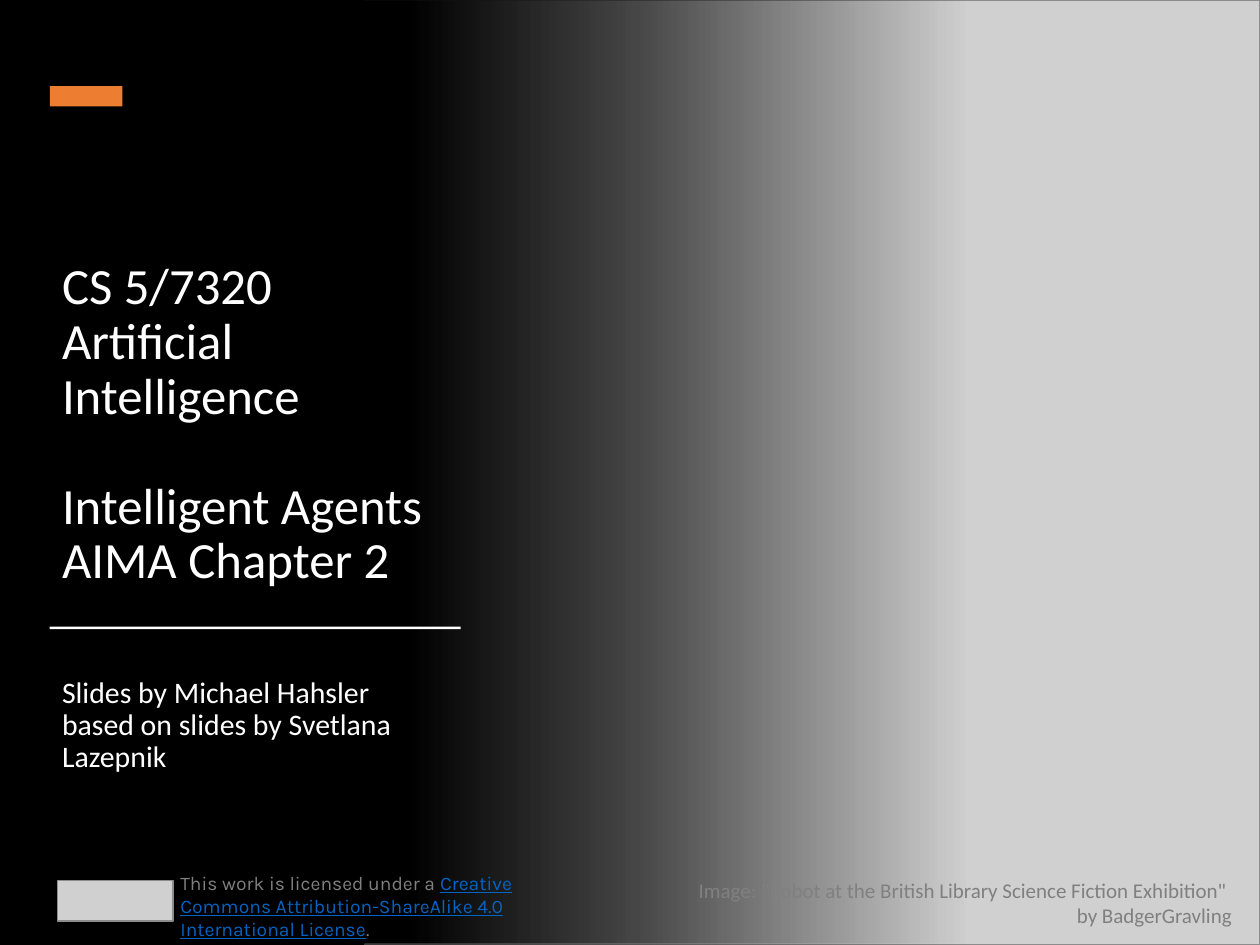
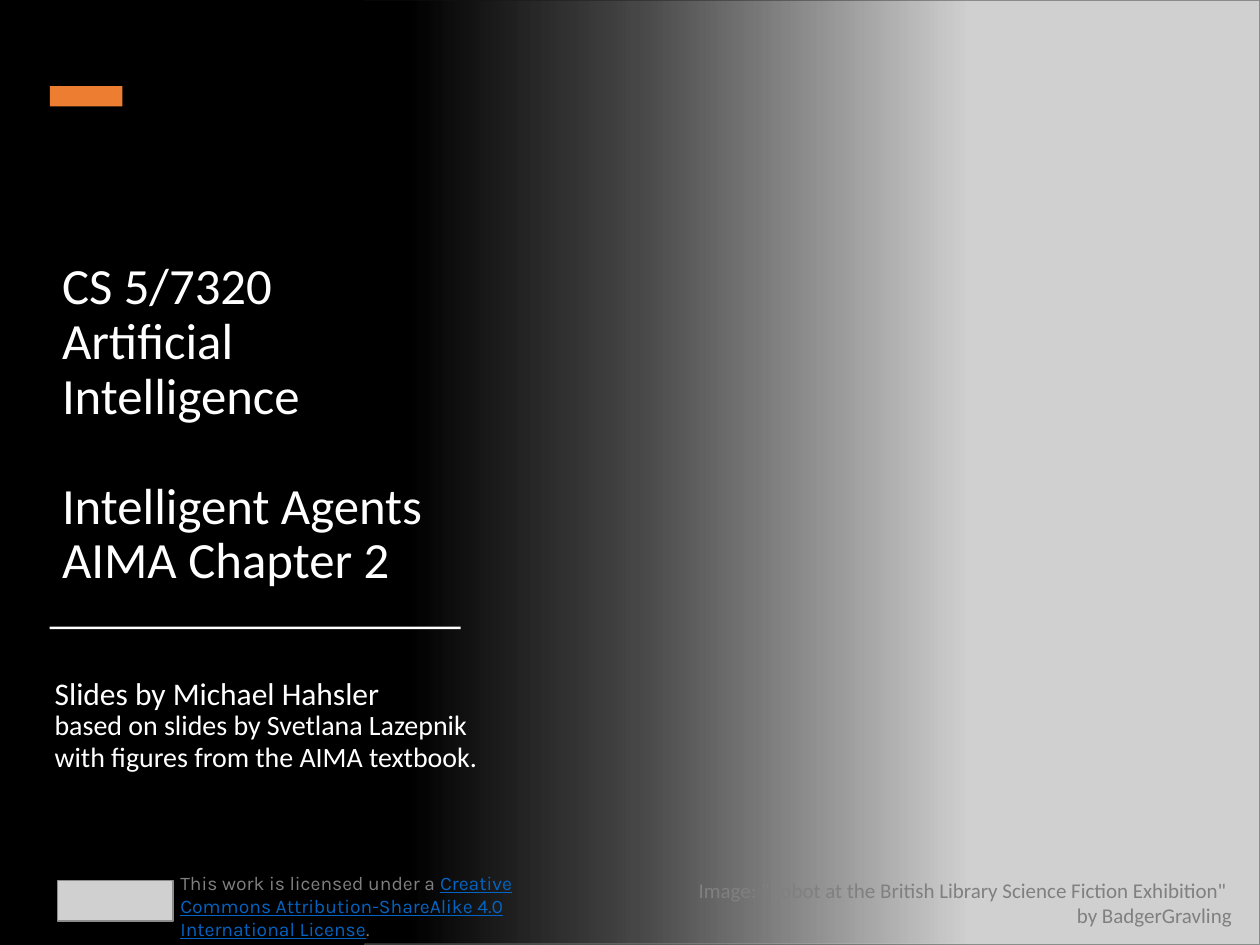
Before and after one commit to mhahsler/CS7320-AI, a slide deck: slide 1 of slides/02_agents.pptx. Drawn at 1260x945 pixels with LibreOffice and Linux fonts; fonts in the diff are those of the drawing; grey boxes stand for pictures. Boxes give left, top, right and bottom in pixels: in the first picture for what was removed or moved away, otherwise in the second. Text is boxed around its words. In the diff, an @@ line names an element or a change of style, - is before the commit and + after.

```diff
--- a/slides/02_agents.pptx
+++ b/slides/02_agents.pptx
@@ subtitle at (55, 683, 477, 772): text changed; size 17 to 16 pt @@
-Slides by Michael Hahsler
-based on slides by Svetlana Lazepnik
+Slides by Michael Hahsler
+based on slides by Svetlana Lazepnik with figures from the AIMA textbook.
```
Also in this commit, not shown: 18 other files.
